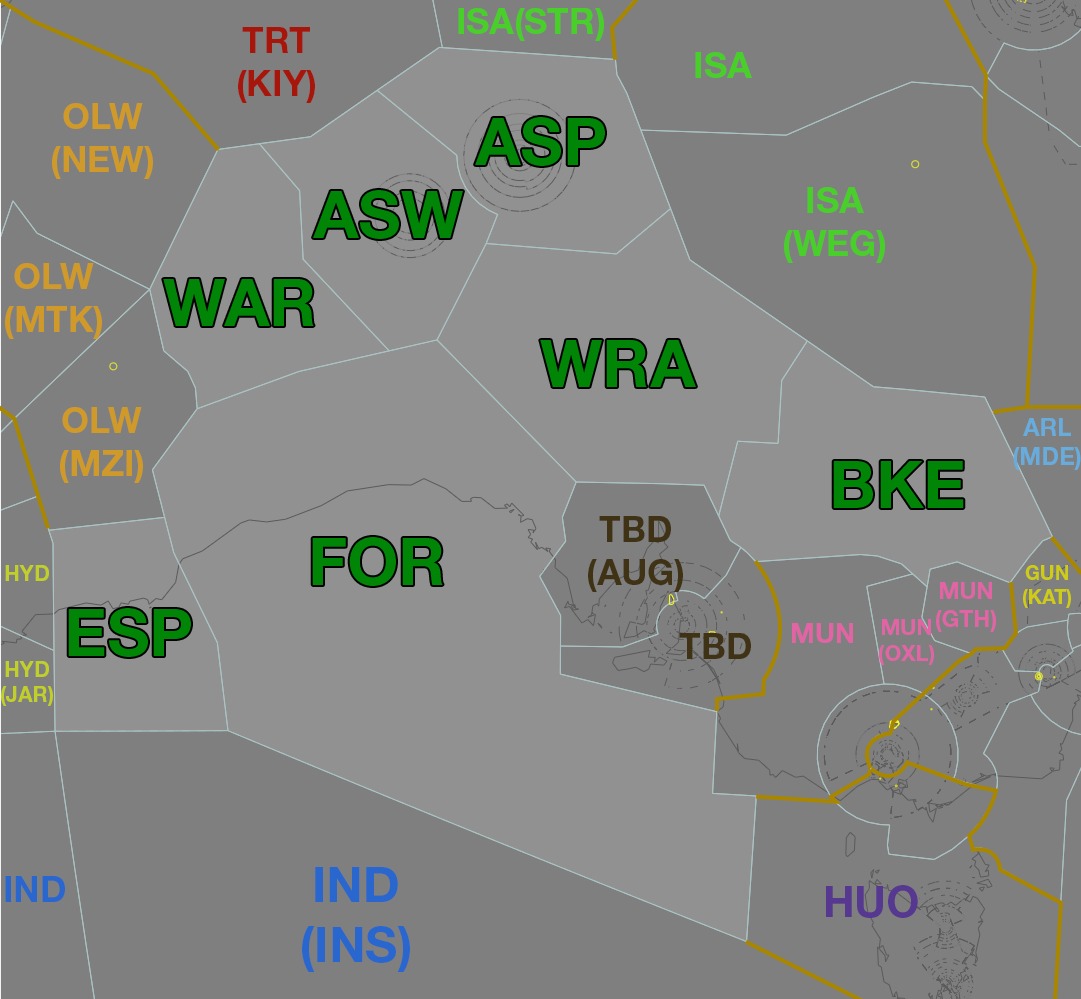
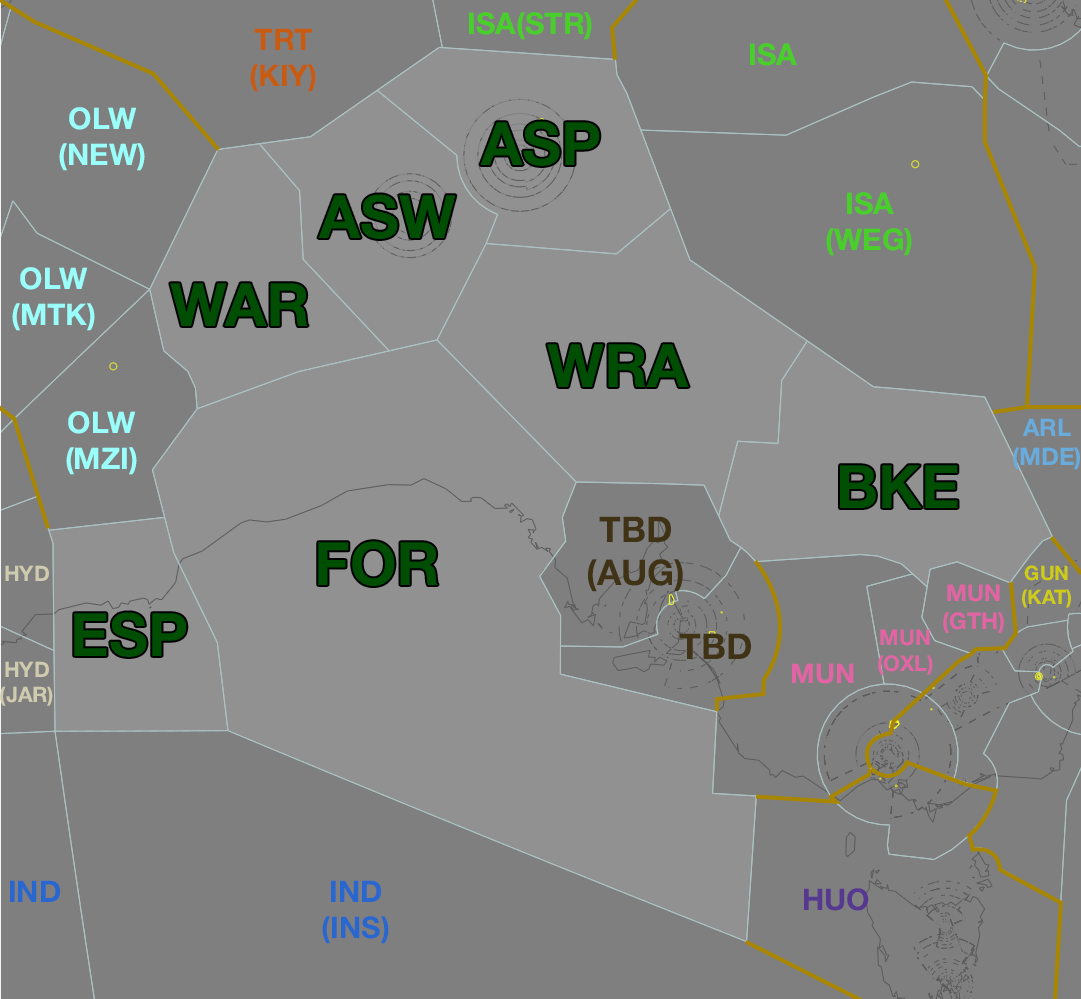
Before/after of a (1081, 999) layered artwork. What changed in the layer stack:
painted on "ESP" over [68, 608, 191, 657]
painted on "FOR" over [312, 537, 443, 586]
painted on "WAR" over [163, 279, 314, 326]
painted on "BKE" over [833, 461, 964, 508]
painted on "WRA" over [540, 340, 696, 387]
painted on "ASW" over [313, 190, 463, 239]
painted on "ASP" over [475, 117, 605, 166]
painted on "GUN (KAT)" over [1022, 565, 1071, 608]
painted on "MUN (GTH)" over [936, 582, 1004, 633]
painted on "MUN (OXL)" over [878, 619, 934, 675]
painted on "HUO" over [804, 885, 918, 918]
painted on "MUN" over [792, 623, 854, 684]
painted on "TBD" over [679, 633, 751, 659]
painted on "TBD (AUG)" over [588, 516, 683, 592]
painted on "ARL (MDE)" over [1013, 418, 1081, 470]
painted on "ISA(STR)" over [458, 8, 604, 41]
painted on "ISA (WEG)" over [784, 187, 912, 263]
painted on "ISA" over [695, 43, 797, 78]
painted on "TRT (KIY)" over [238, 27, 316, 103]
painted on "OLW (NEW)" over [52, 103, 153, 179]
painted on "OLW (MTK)" over [5, 263, 102, 339]
painted on "IND (INS)" over [302, 867, 410, 972]
painted on "OLW (MZI)" over [60, 407, 143, 483]
painted on "HYD (JAR)" over [0, 661, 53, 706]
…and 2 more changes (2 painted)
